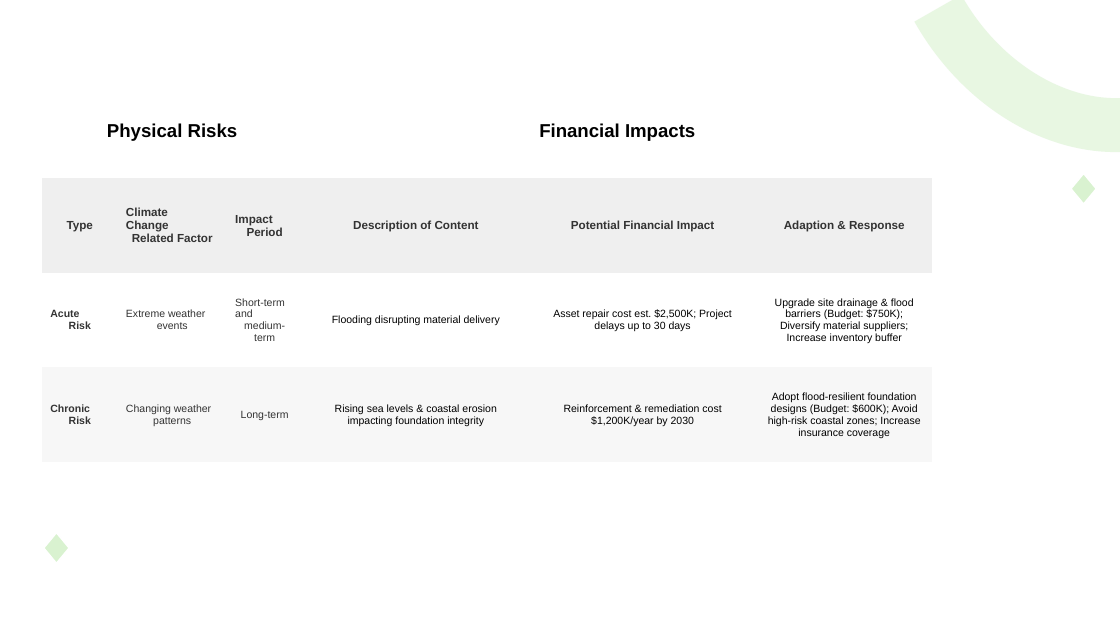
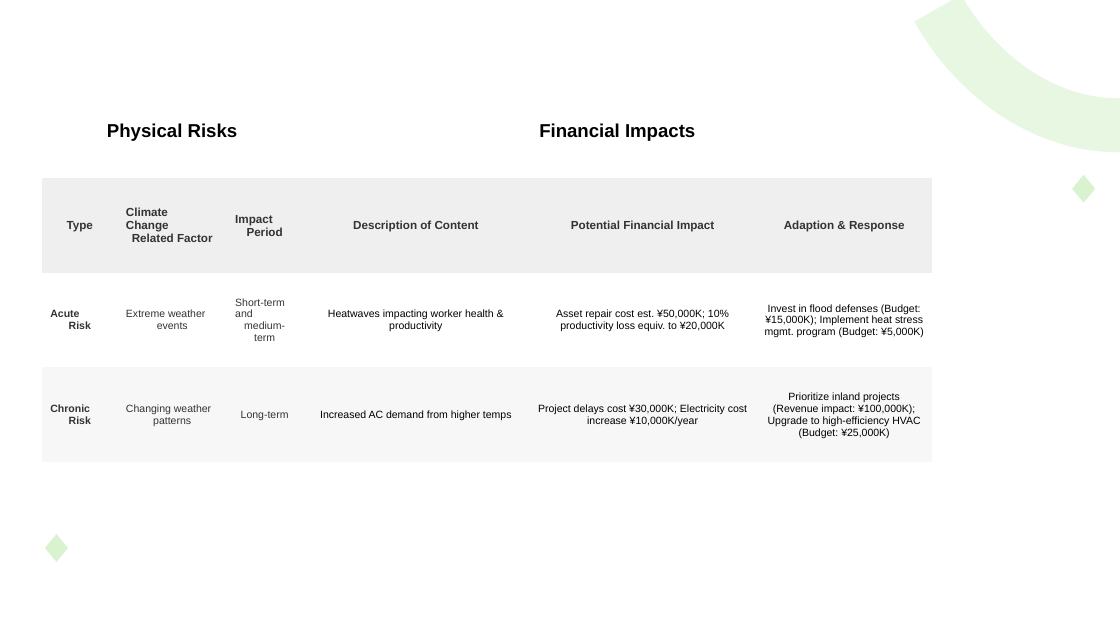
Before and after one commit to jackman993/sustainability-rep, a slide deck: slide 2 of shared/engine/tcfd/output/TCFD_table.pptx. Drawn at 1120x630 pixels with LibreOffice and Linux fonts; fonts in the diff are those of the drawing. Boxes give left, top, right and bottom in pixels: in the first picture for what was removed or moved away, otherwise in the second. Text is boxed around its words. In the diff, an @@ line names an element or a change of style, - is before the commit and + after.

```diff
--- a/shared/engine/tcfd/output/TCFD_table.pptx
+++ b/shared/engine/tcfd/output/TCFD_table.pptx
@@ table at <box>42,84,933,462</box> @@
-row 3: Acute Risk | Extreme weather events | Short-term and medium-term | Flooding disrupting material delivery | Asset repair cost est. $2,500K; Project delays up to 30 days | Upgrade site drainage & flood barriers (Budget: $750K); Diversify material suppliers; Increase inventory buffer
+row 3: Acute Risk | Extreme weather events | Short-term and medium-term | Heatwaves impacting worker health & productivity | Asset repair cost est. ¥50,000K; 10% productivity loss equiv. to ¥20,000K | Invest in flood defenses (Budget: ¥15,000K); Implement heat stress mgmt. program (Budget: ¥5,000K)
-row 4: Chronic Risk | Changing weather patterns | Long-term | Rising sea levels & coastal erosion impacting foundation integrity | Reinforcement & remediation cost $1,200K/year by 2030 | Adopt flood-resilient foundation designs (Budget: $600K); Avoid high-risk coastal zones; Increase insurance coverage
+row 4: Chronic Risk | Changing weather patterns | Long-term | Increased AC demand from higher temps | Project delays cost ¥30,000K; Electricity cost increase ¥10,000K/year | Prioritize inland projects (Revenue impact: ¥100,000K); Upgrade to high-efficiency HVAC (Budget: ¥25,000K)
```
Also in this commit, not shown: 5 other slides changed, 1 slide added, 1 slide removed, 2 other files.
